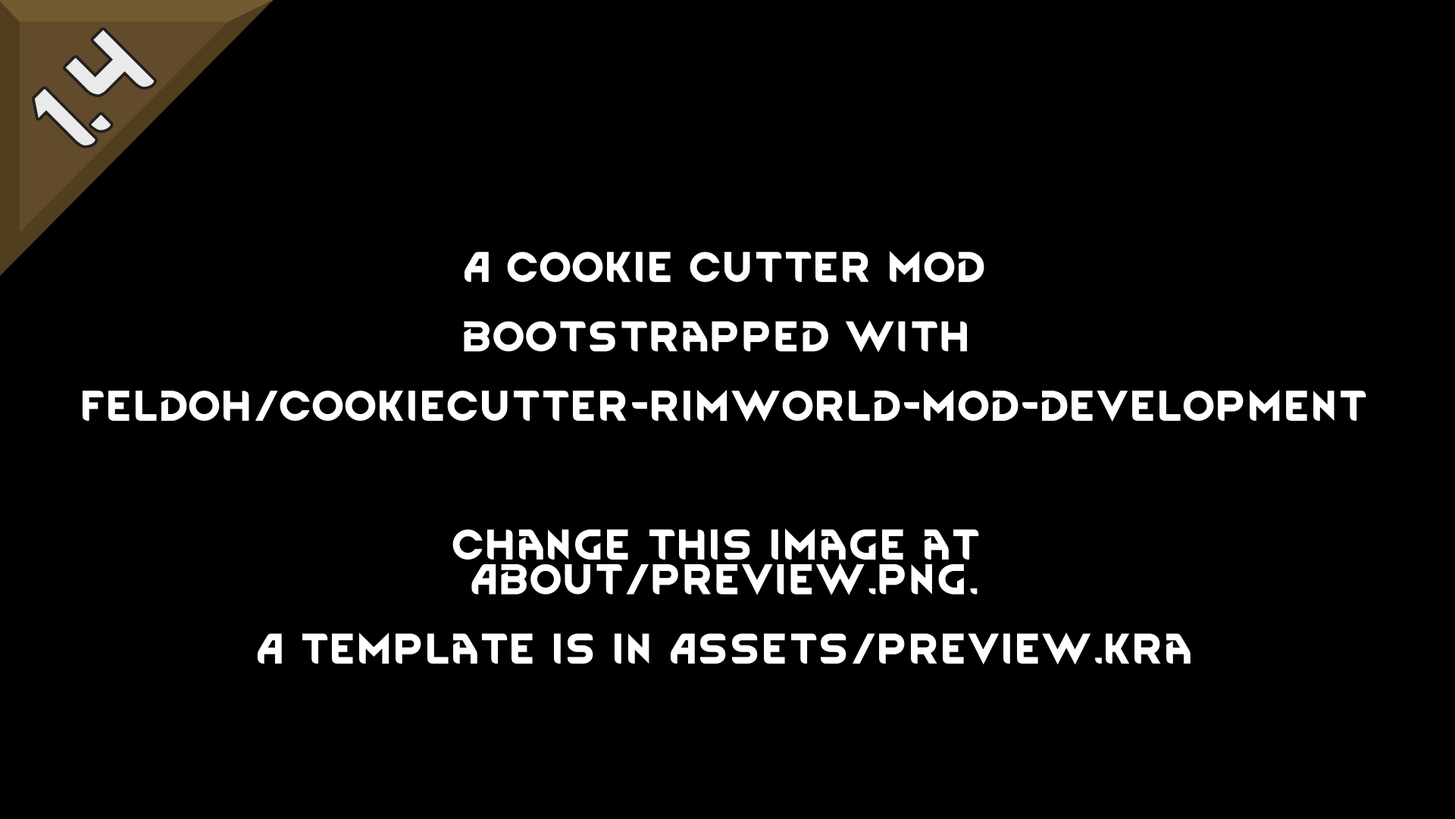
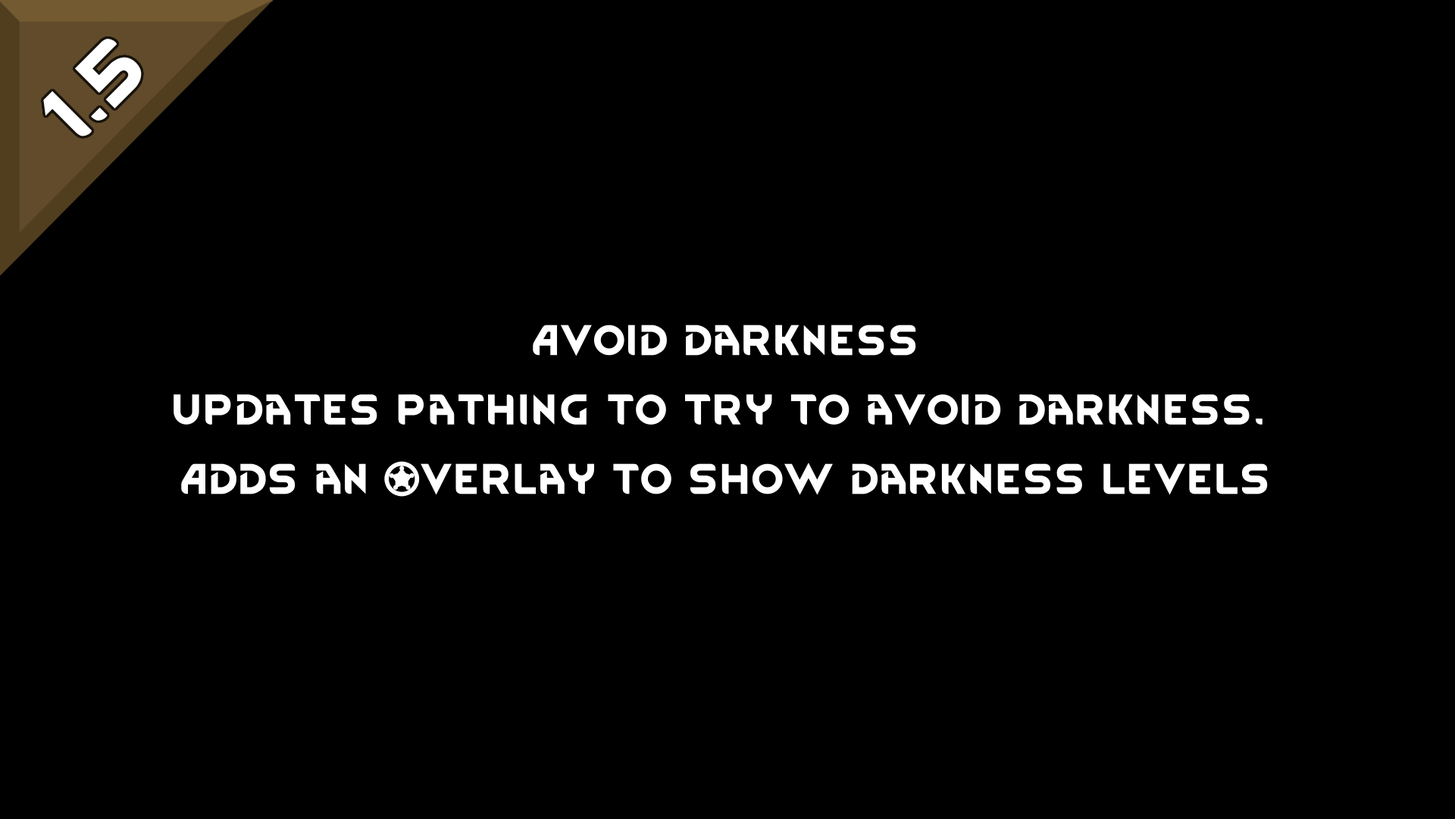
Layers edited between the first and the second w=1455, h=819 image:
painted on "1.4.png" over <box>31,21,157,149</box>
painted on "Background" over <box>31,21,1367,665</box>
